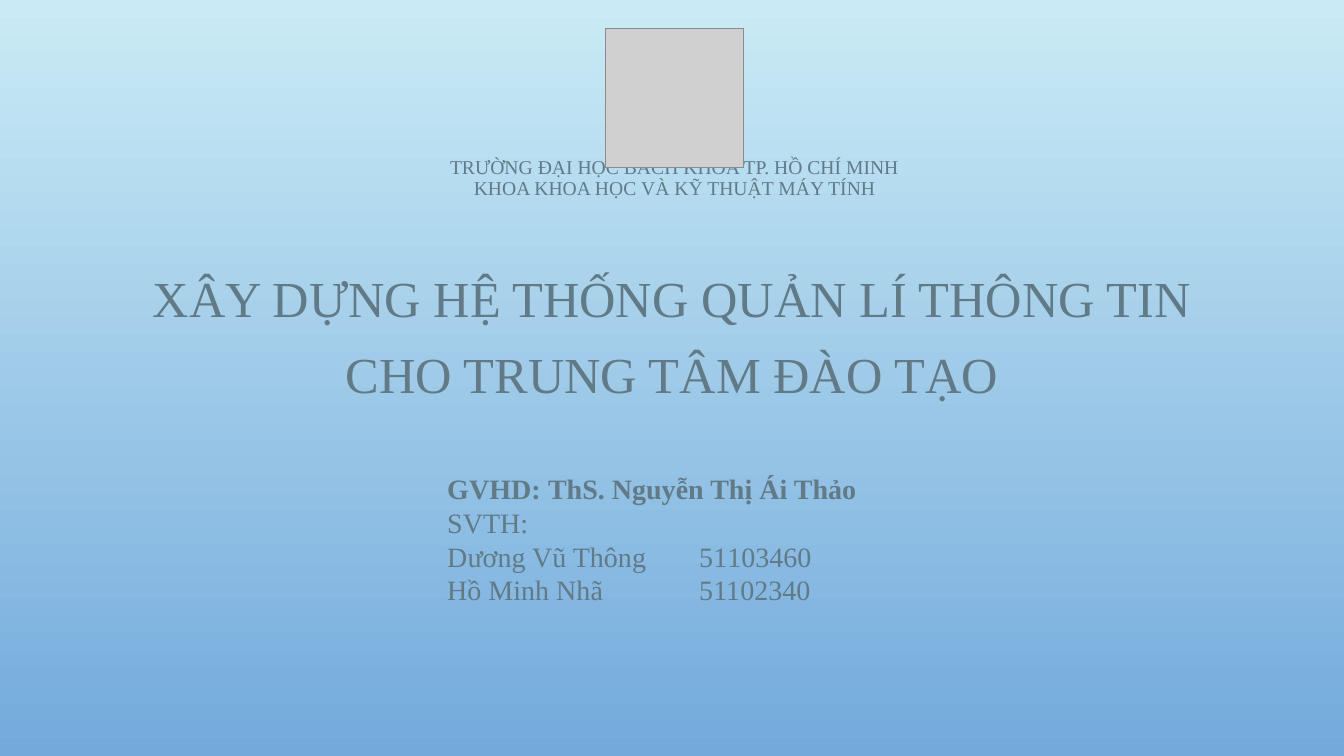
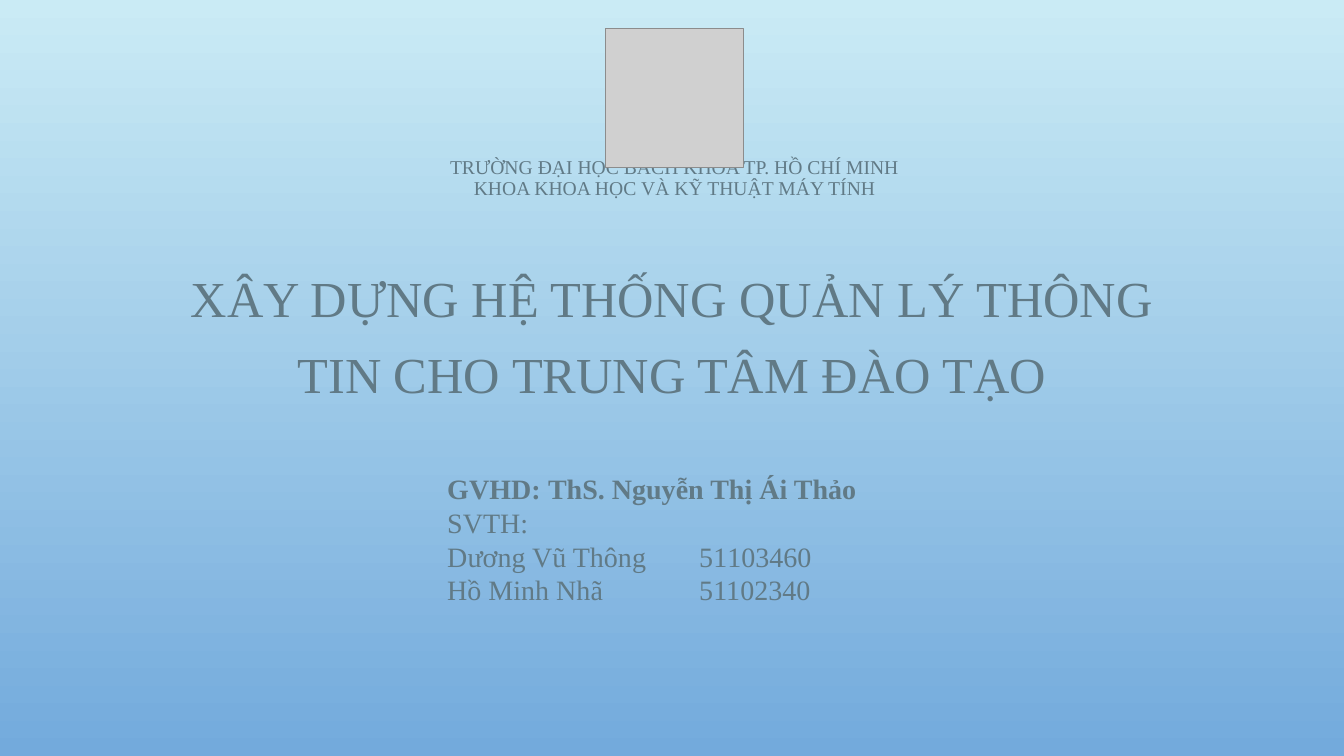
Before and after one commit to minhnha9x/education, a slide deck: slide 1 of XÂY DỰNG HỆ THỐNG QUẢN LÍ THÔNG TIN.pptx. Drawn at 1344x756 pixels with LibreOffice and Linux fonts; fonts in the diff are those of the drawing; grey boxes stand for pictures; background and template pictures are left out. Boxes give left, top, right and bottom in pixels: in the first picture for what was removed or moved away, otherwise in the second. Text is boxed around its words. In the diff, an @@ line names an element or a change of style, - is before the commit and + after.

```diff
--- a/XÂY DỰNG HỆ THỐNG QUẢN LÍ THÔNG TIN.pptx
+++ b/XÂY DỰNG HỆ THỐNG QUẢN LÍ THÔNG TIN.pptx
@@ title at (191, 278, 1152, 401): text changed @@
-XÂY DỰNG HỆ THỐNG QUẢN LÍ THÔNG TIN CHO TRUNG TÂM ĐÀO TẠO
+XÂY DỰNG HỆ THỐNG QUẢN LÝ THÔNG TIN CHO TRUNG TÂM ĐÀO TẠO
```
Also in this commit, not shown: 5 other slides changed, 1 slide added, 1 other file.
